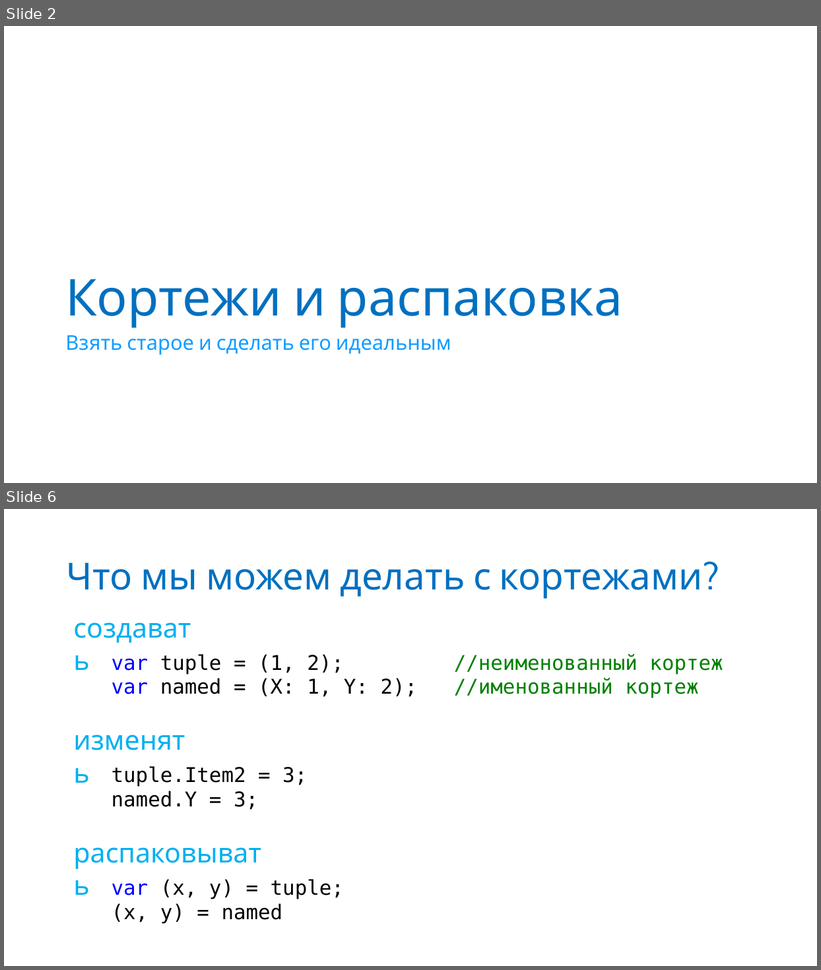
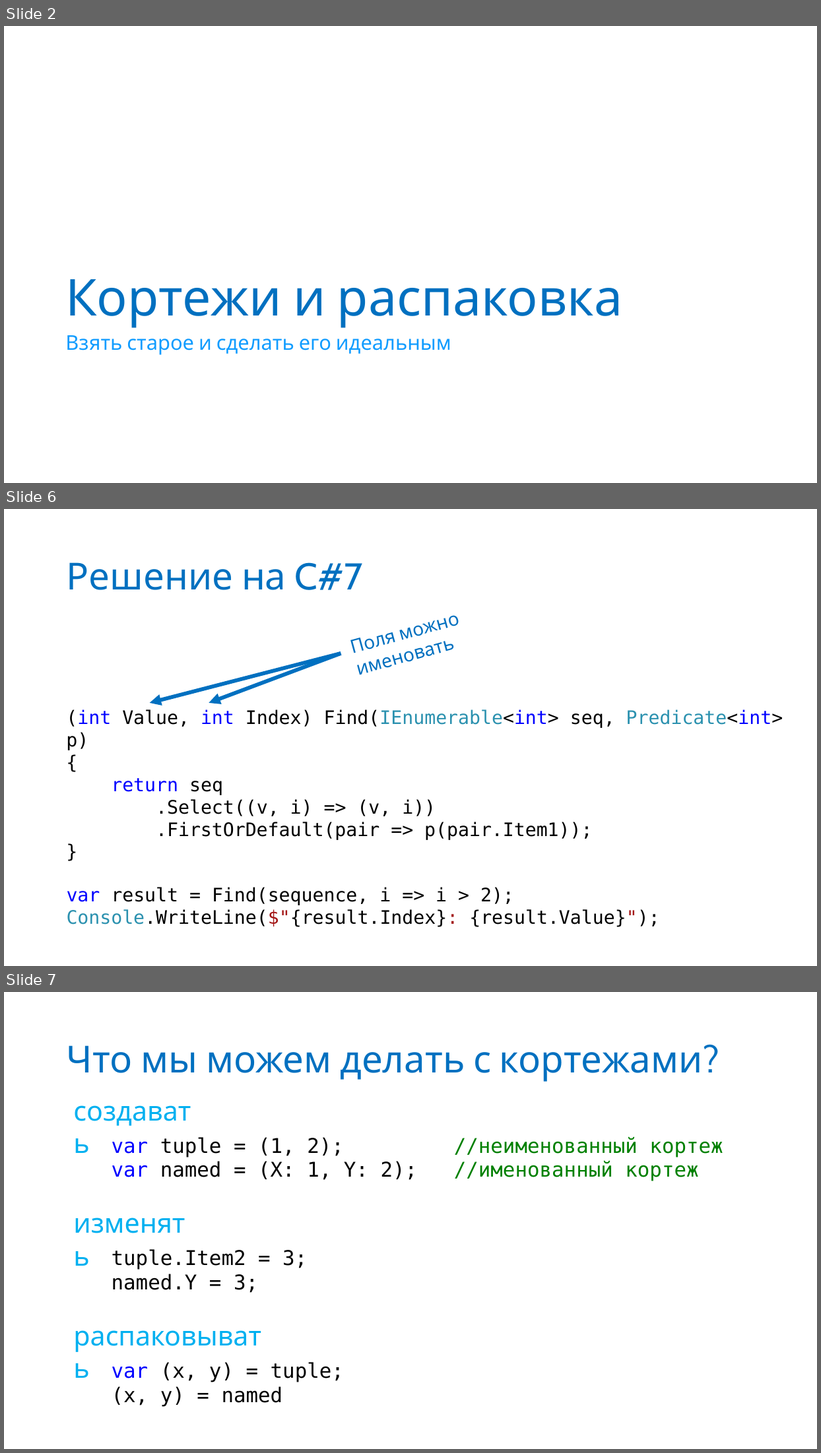
Before and after one commit to anaym/FC-CS7, a slide deck: CS7.pptx. Shown one above the other, each under a label of ours: slides 2 and 6 before the commit, slides 2, 6 and 7 after it; the slides between them are not shown. The pictures are 821x970 and 821x1453 pixels, drawn with LibreOffice and Linux fonts; fonts in the diff are those of the drawing. Boxes give left, top, right and bottom in pixels: in the first picture for what was removed or moved away, otherwise in the second. Text is boxed around its words. In the diff, an @@ line names an element or a change of style, - is before the commit and + after.

```diff
--- a/CS7.pptx
+++ b/CS7.pptx
@@ slide 6 added at [4, 509, 817, 966], background #FFFFFF @@
@@ title added at [67, 562, 363, 590], 44 pt, text #0070C0 @@
+Решение на C#7
@@ text added at [341, 577, 560, 662], 22 pt, text #0070C0 @@
+Поля можно именовать
@@ arrow added from (341, 654) to (150, 703), #0070C0 4.5 pt @@
@@ arrow added from (341, 654) to (209, 703), #0070C0 4.5 pt @@
@@ text added at [66, 710, 783, 840], 22 pt, text #000000 @@
+(int Value, int Index) Find(IEnumerable<int> seq, Predicate<int> p)
+{
+return seq
+.Select((v, i) => (v, i))
+.FirstOrDefault(pair => p(pair.Item1));
+}
@@ text added at [67, 887, 659, 927], 22 pt, text #000000 @@
+var result = Find(sequence, i => i > 2);
+Console.WriteLine($"{result.Index}: {result.Value}");
@@ what was slide 6 is now slide 7 @@
```
Also in this commit, not shown: 2 slides changed, 6 other slides added, 3 slides removed, 6 other files.
